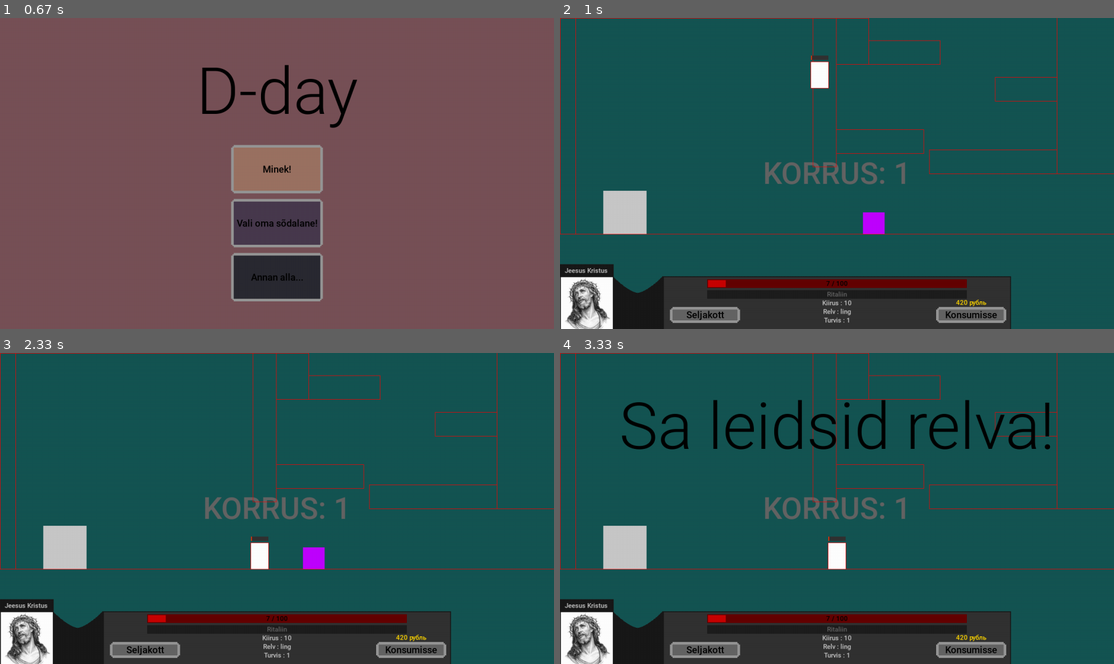
Above: before the commit, frames 1-4 (two rows, left to right).
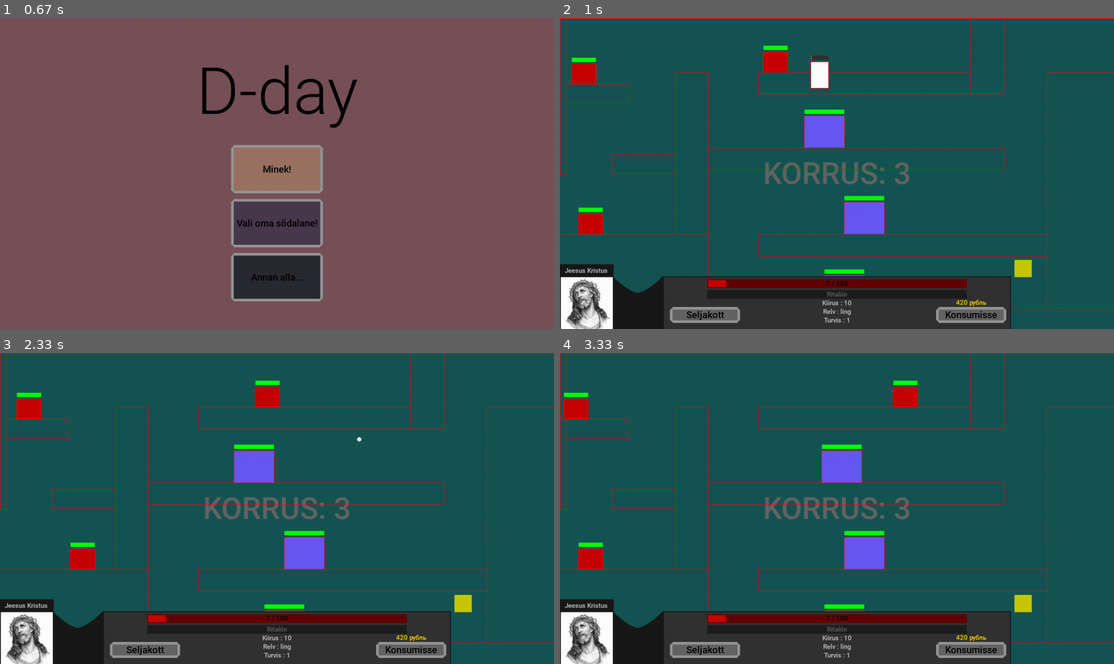
Above: after the commit, the same moments.

Repository: KarupoegPuhh/2020-projekt
Game: pygame game, started from MAIN.py
Two runs of this game, one before a commit and one after it. Both use one fixed random seed, a clock stepped at 60 frames per second and the inputs below.
Inputs (mouse positions are in pixels of both pictures, inside the frame that each line leads up to):
- Up to frame 1 (0.67 s): no input
- Up to frame 2 (1 s): click (814, 185) at 0.88 s
- Up to frame 3 (2.33 s): tap Space at 1.17 s; click "Seljakott" at 1.55 s; click "Ling" at 1.88 s; click "Jätkan!" at 2.22 s
- Up to frame 4 (3.33 s): hold Right 2.5-2.97 s; hold Left from 3 s (still down)

Frame 1 is identical in both runs. In frame 2, 6.9% of the frame differs, in the area x 0-100%, y 0-94%; in frame 3, 7.1%; in frame 4, 9.8%.

Commit message:
Väiksed fixid

Diff:
--- a/ekraanid.py
+++ b/ekraanid.py
@@ -43,11 +43,13 @@
                 Põrand(1153, 1233, 85, 168), Põrand(96, 687, 298, 360), Põrand(371, 405, 0, 298), Põrand(0, 1058, 0, 1)],
         },
         3:{
-            5:[Põrand(-23,906,500,735),Põrand(906,1054,667,720),Põrand(1233,1280,0,720),Põrand(288,653,338,400),Põrand(0,77,125,500),Põrand(653,720,0,400),Põrand(77,447,125,155),Põrand(447,499,80,155),Põrand(582,653,193,238),Põrand(236,288,293,400),Põrand(0,1280,0,1)],
+            5: [Põrand(-23, 906, 500, 735), Põrand(906, 1054, 667, 720), Põrand(1233, 1280, 0, 720), Põrand(288, 653, 338, 400), Põrand(0, 77, 125, 500), Põrand(653, 720, 0, 400), Põrand(77, 447, 125, 155), Põrand(447, 499, 80, 155), Põrand(582, 653, 193, 238), Põrand(236, 288, 293, 400), Põrand(273, 1280, -1, 0), Põrand(0, 126, -1, 0)],
             4:[Põrand(-980,343,500,735),Põrand(1126,1280,125,670),Põrand(266,343,125,500),Põrand(948,1025,0,175),Põrand(343,1025,300,350),Põrand(343,1280,670,720),Põrand(458,1126,500,551),Põrand(458,948,125,175),Põrand(0,1280,0,1),Põrand(0,13,-9,362),Põrand(119,266,315,360),Põrand(13,160,153,198)],
             3:[Põrand(-48,1300,500,735),Põrand(1048,1240,310,360),Põrand(999,1048,310,500),Põrand(-30,40,-9,385),Põrand …(184 unchanged characters)…
             2: [Põrand(1125, 1344, 500, 801), Põrand(-73, 133, 500, 784), Põrand(566, 713, 180, 256), Põrand(203, 350, 462, 538), Põrand(350, 434, 0, 325), Põrand(820, 916, 325, 396), Põrand(555, 702, 500, 615), Põrand(0, 1280, -39, -1), Põrand(1259, 1323, 0, 385)],
             1:[Põrand(-23,1329,500,735),Põrand(0,36,-25,500),Põrand(0,1280,-42,-1)]
+        },
+        4:{5:[Põrand(0,1280,0,1),Põrand(273,1280,682,720),Põrand(1244,1280,379,682),Põrand(0,36,379,682),Põrand(0,1280,341,379),Põrand(0,129,682,720)]
         }
         }
 
@@ -100,7 +102,8 @@
         2:{4:[Item(1200, 550, 20, 20, maailm.kiiver, "Sa leidsid rõivaid!", (200,200,0))]
 
         },
-        3:{3:[NPC_portaal(1050, 500, 100, 140, (0,0,255), "Sul on vaja sandaale", 50, 5), NPC_portaal(40, 150, 100, 150, (0,0,255), "Sndaalideta portaali minna ei saa", 1100, 365)],
+        3:{3:[NPC_portaal(1050, 500, 100, 140, (0,0,255), "Sul on vaja kõiki riideid!", 50, 5), NPC_portaal(40, 150, 100, 150, (0,0,255), "Sndaalideta portaali minna ei saa", 1100, 365)],
+           4:[Item(1050, 600, 40, 40, maailm.kiiver, "Sa leidsid rõivaid!", (200,200,0))]
 
 
         }
--- a/maailm.py
+++ b/maailm.py
@@ -193,8 +193,8 @@
         global screen_y
         global screenid
         global vastased_ekraanis
-        screen = 1
-        screen_y = 1
+        screen = 4
+        screen_y = 3
         screenid = screenide_loomine()
         vastased_ekraanis = vastaste_loomine()
         itemid_ekraanis = itemite_loomine()
@@ -446,6 +446,7 @@
                                 vastane_valu.play()
                             else:
                                 vastane_valu2.play()
+                            break
 
                 #sein
                 if not pole_sein_v(dt, kuul.vel,kuul.x,kuul.y,3,3,9):
--- a/player_lisad.py
+++ b/player_lisad.py
@@ -265,7 +265,7 @@
     def teleport(self):
         aeg = pg.time.get_ticks()
         if self.x < (maailm.Tom.x + maailm.Tom.laius / 2) < self.x + self.laius and self.y < (maailm.Tom.y + maailm.Tom.pikkus/2) < self.y + self.kõrgus:
-            if maailm.sandaalid.equipped:
+            if maailm.sandaalid.equipped and maailm.püksid.equipped and maailm.kasukas.equipped and maailm.kiiver.equipped:
                 if self.aeg == 0:
                     self.aeg = aeg
                 if self.aeg + 2000 <= aeg:
